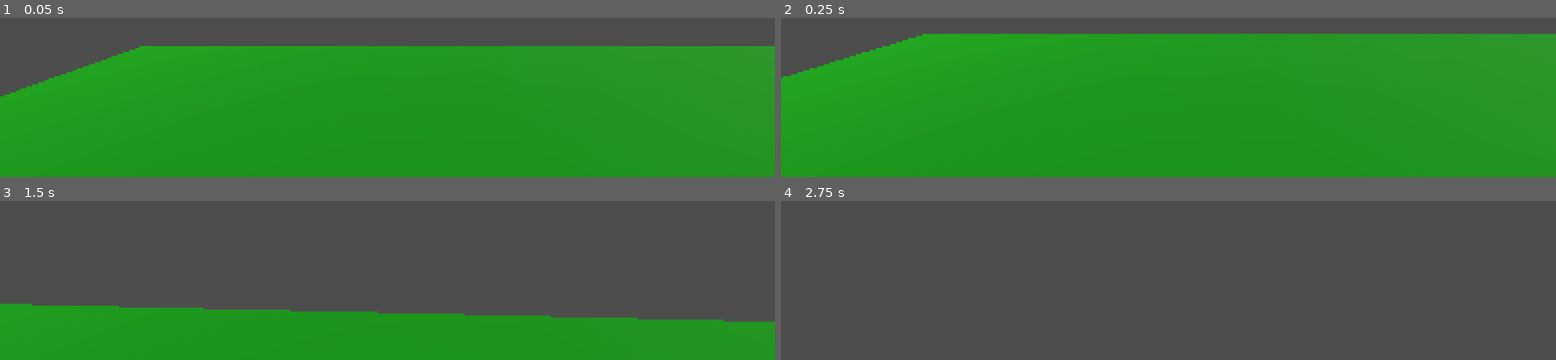
Above: before the commit, frames 1-4 (two rows, left to right).
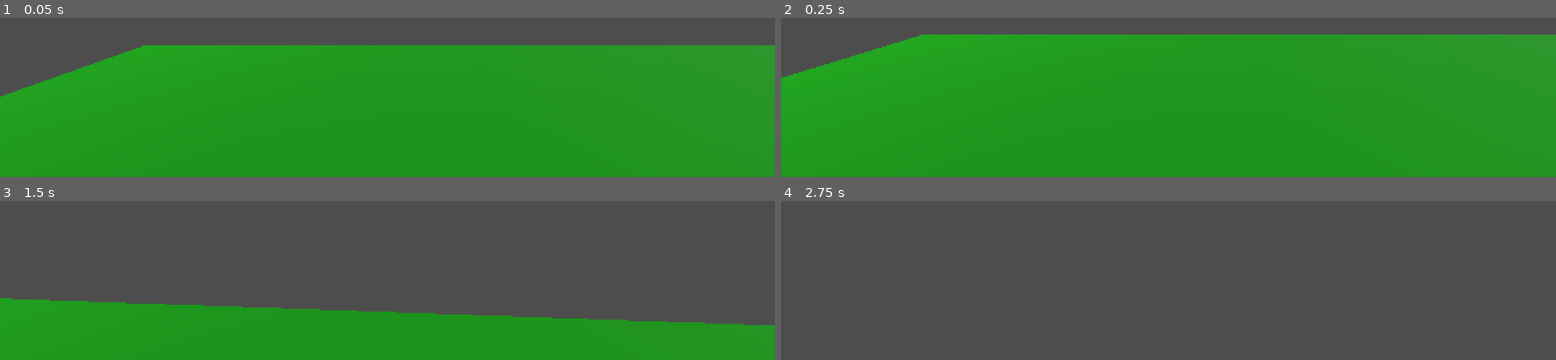
Above: after the commit, the same moments.

Repository: ImFULLof/glass-of-god
Game: Godot game, scene res://world.tscn
The game is run twice, just before and just after one commit, with the same random seed, the same clock (stepped at 60 frames per second) and the same inputs.
Inputs (mouse positions are in pixels of both pictures, inside the frame that each line leads up to):
- Up to frame 1 (0.05 s): no input
- Up to frame 2 (0.25 s): no input
- Up to frame 3 (1.5 s): tap Enter (ui_accept) at 0.5, 0.77 s; move the mouse to (outside the picture) at 0.52 s; hold Up (ui_up) from 0.53 s (still down); move the mouse to (outside the picture) at 1.27 s
- Up to frame 4 (2.75 s): keep holding Up (ui_up); tap Enter (ui_accept) at 1.52, 2 s; move the mouse to (outside the picture) at 2.02 s

The runs differ from the first frame. In frame 1, 0.6% of the frame differs, in the area x 0-100%, y 17-50%; in frame 2, 0.6%; in frame 3, 1.7%, in the area x 0-100%, y 60-79%; in frame 4, nothing differs.

Commit message:
Update world.tscn

Diff:
--- a/world.tscn
+++ b/world.tscn
@@ -25,11 +25,11 @@
 grow_horizontal = 2
 grow_vertical = 2
 stretch = true
-stretch_shrink = 3
+stretch_shrink = 2
 
 [node name="SubViewport" type="SubViewport" parent="SubViewportContainer"]
 handle_input_locally = false
-size = Vector2i(384, 216)
+size = Vector2i(576, 324)
 render_target_update_mode = 4
 
 [node name="player" type="CharacterBody3D" parent="SubViewportContainer/SubViewport"]
